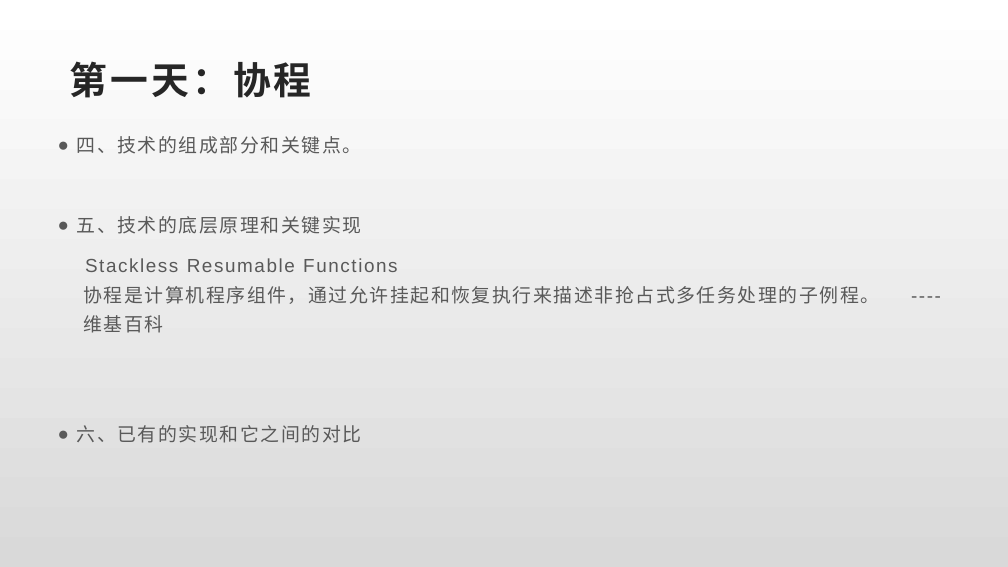
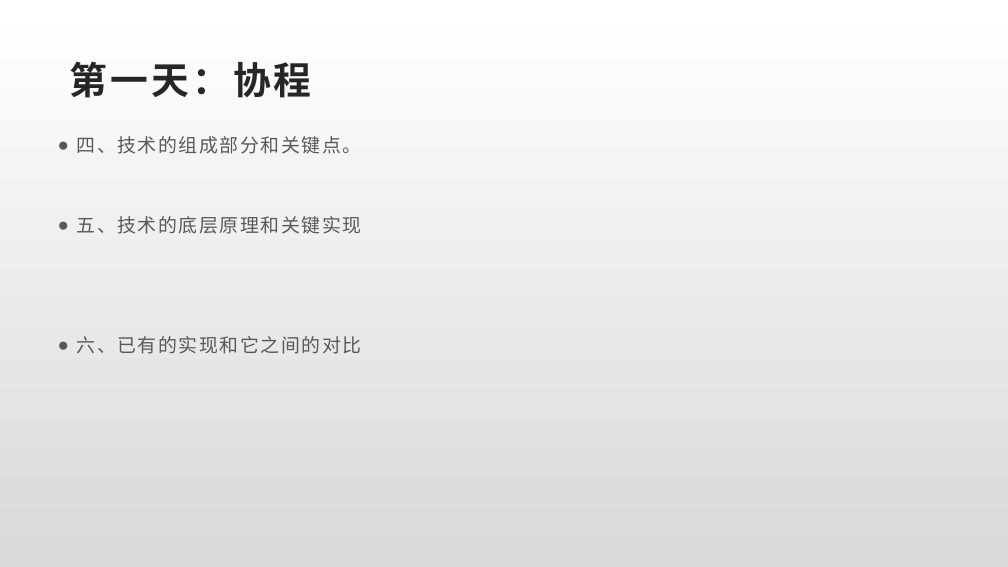
Before and after one commit to watchpoints/weekly, a slide deck: slide 25 of os/ppt/thread.pptx (slide 24 before the commit). Drawn at 1008x567 pixels with LibreOffice and Linux fonts; fonts in the diff are those of the drawing. Boxes give left, top, right and bottom in pixels: in the first picture for what was removed or moved away, otherwise in the second. Text is boxed around its words. In the diff, an @@ line names an element or a change of style, - is before the commit and + after.

```diff
--- a/os/ppt/thread.pptx
+++ b/os/ppt/thread.pptx
@@ text at (x1=83, y1=258, x2=879, y2=333): paragraph removed @@
-Stackless Resumable Functions
-协程是计算机程序组件，通过允许挂起和恢复执行来描述非抢占式多任务处理的子例程。 ---- 维基百科
```
Also in this commit, not shown: 1 other slide changed, 1 slide added, 6 other files.
